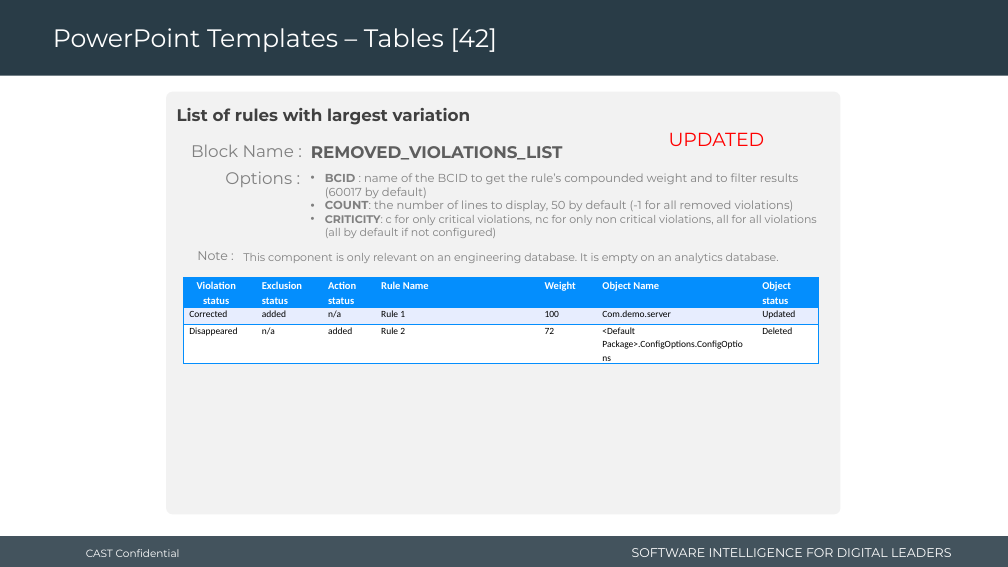
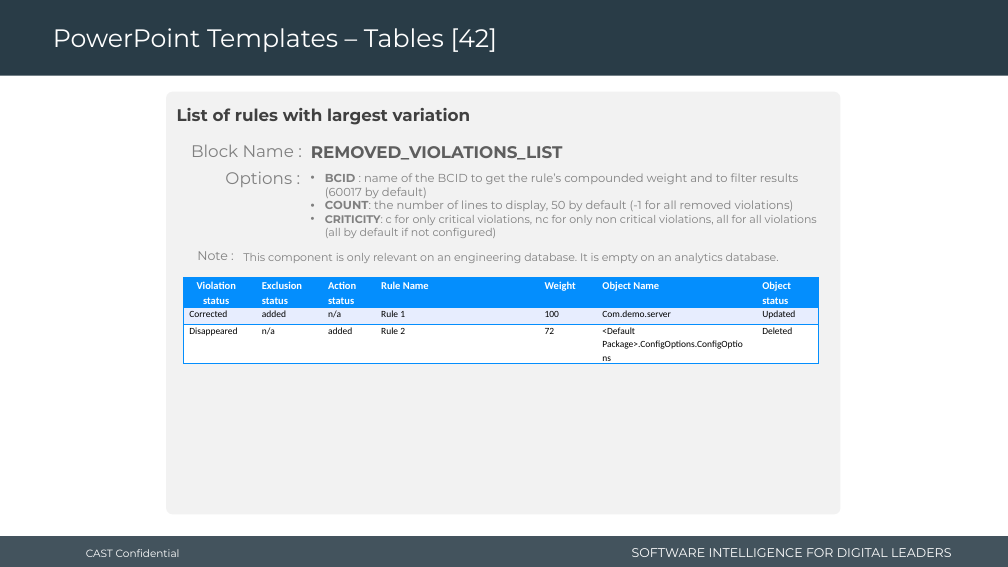
Before and after one commit to CAST-projects/RGforDashboards, a slide deck: slide 74 of CastReporting.Reporting.Core/TemplatesFiles/1- Powerpoint-components-library.pptx. Drawn at 1008x567 pixels with LibreOffice and Linux fonts; fonts in the diff are those of the drawing; background and template pictures are left out. Boxes give left, top, right and bottom in pixels: in the first picture for what was removed or moved away, otherwise in the second. Text is boxed around its words. In the diff, an @@ line names an element or a change of style, - is before the commit and + after.

```diff
--- a/CastReporting.Reporting.Core/TemplatesFiles/1- Powerpoint-components-library.pptx
+++ b/CastReporting.Reporting.Core/TemplatesFiles/1- Powerpoint-components-library.pptx
@@ text removed at box(669, 132, 765, 146) @@
-UPDATED
```
Also in this commit, not shown: 2 other slides changed, 1 slide added, 23 other files.
